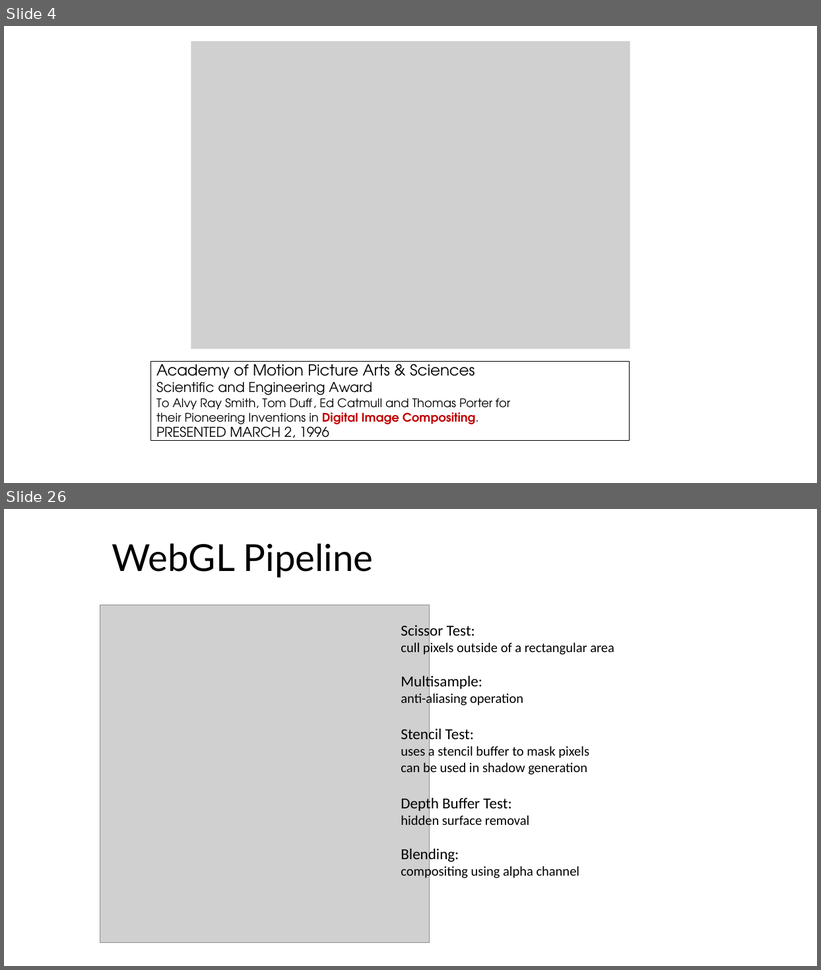
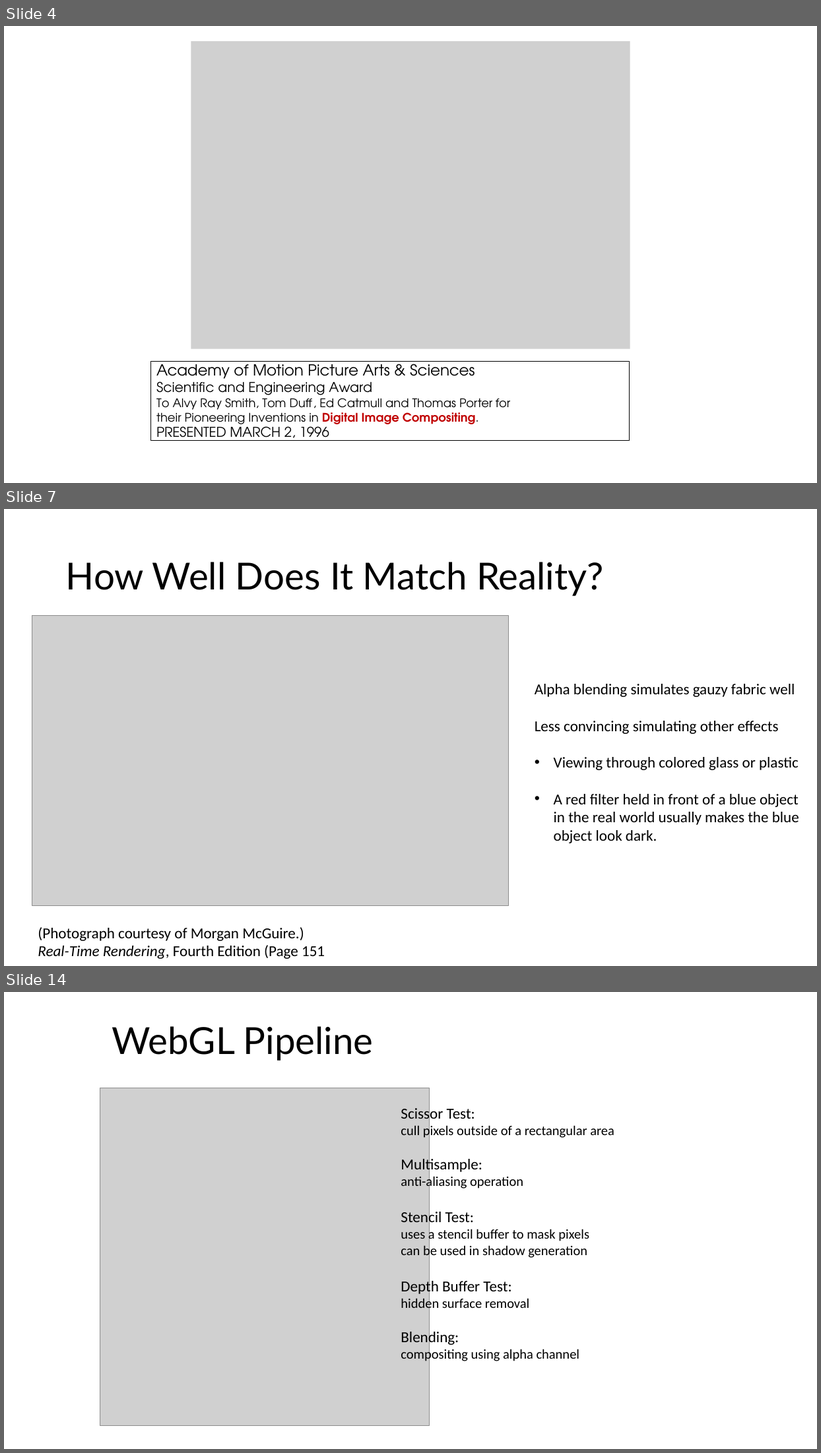
Before and after one commit to illinois-cs418/cs418CourseMaterial, a slide deck: Lectures/CS418-Lecture21-Compositing.pptx. Shown one above the other, each under a label of ours: slides 4 and 26 before the commit, slides 4, 7 and 14 after it; the slides between them are not shown. The pictures are 821x970 and 821x1453 pixels, drawn with LibreOffice and Linux fonts; fonts in the diff are those of the drawing; grey boxes stand for pictures. Boxes give left, top, right and bottom in pixels: in the first picture for what was removed or moved away, otherwise in the second. Text is boxed around its words. In the diff, an @@ line names an element or a change of style, - is before the commit and + after.

```diff
--- a/Lectures/CS418-Lecture21-Compositing.pptx
+++ b/Lectures/CS418-Lecture21-Compositing.pptx
@@ slide 7 added at (4, 509, 817, 966), background #FFFFFF @@
@@ title added at (66, 562, 604, 596), 44 pt, text #000000 @@
+How Well Does It Match Reality?
@@ picture added at (32, 616, 508, 906) @@
@@ text added at (535, 684, 799, 844), 18 pt, text #000000 @@
+Alpha blending simulates gauzy fabric well
+Less convincing simulating other effects
+• Viewing through colored glass or plastic
+• A red filter held in front of a blue object
+  in the real world usually makes the blue
+  object look dark.
@@ text added at (38, 927, 325, 959), 18 pt, text #000000 @@
+(Photograph courtesy of Morgan McGuire.)
+Real-Time Rendering, Fourth Edition (Page 151
@@ what was slide 26 is now slide 14 @@
```
Also in this commit, not shown: 8 slides changed, 11 other slides added, 6 slides removed.
